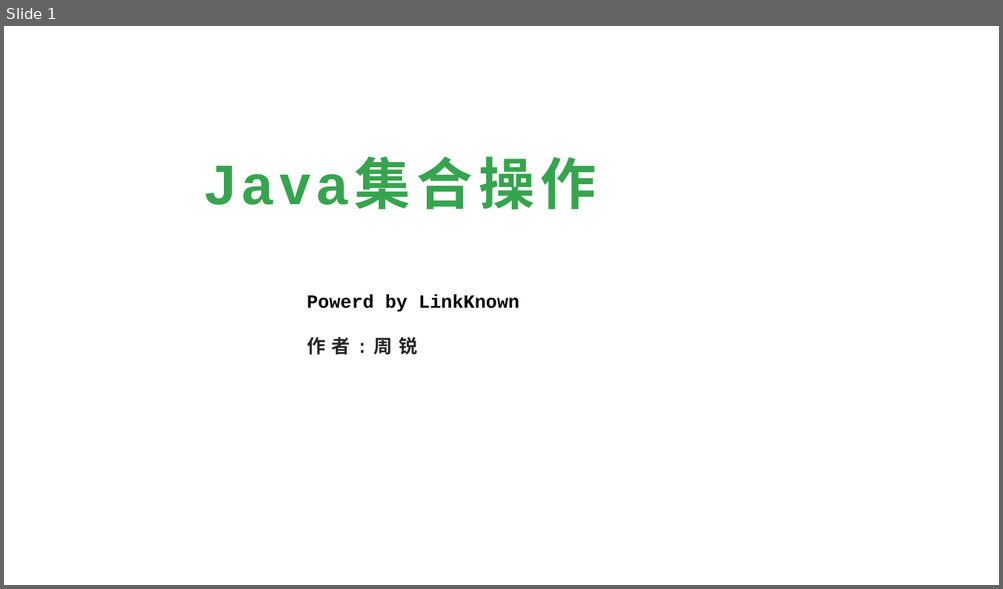
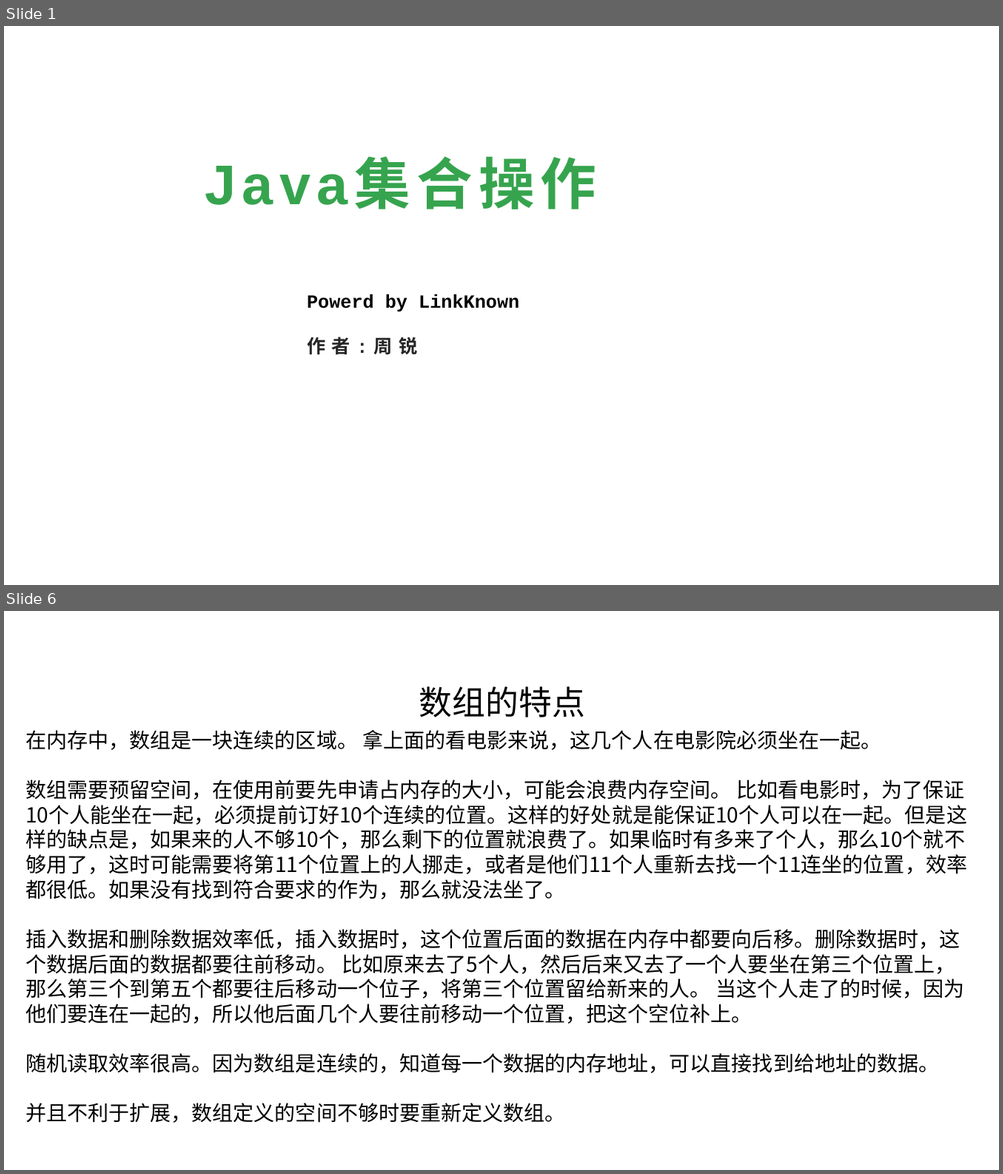
Before and after one commit to linkknown/PPT, a slide deck: 基础PPT/第7章：Java集合操作.pptx. Shown one above the other, each under a label of ours: slide 1 before the commit, slides 1 and 6 after it; the slides between them are not shown. The pictures are 1003x589 and 1003x1174 pixels, drawn with LibreOffice and Linux fonts; fonts in the diff are those of the drawing; background and template pictures are left out. Boxes give left, top, right and bottom in pixels: in the first picture for what was removed or moved away, otherwise in the second. Text is boxed around its words. In the diff, an @@ line names an element or a change of style, - is before the commit and + after.

```diff
--- a/基础PPT/第7章：Java集合操作.pptx
+++ b/基础PPT/第7章：Java集合操作.pptx
@@ slide 6 added at (x1=4, y1=611, x2=999, y2=1170), background picture (left out) @@
@@ text added at (x1=419, y1=686, x2=585, y2=718), 32 pt, text #000000 @@
+数组的特点
@@ text added at (x1=25, y1=730, x2=967, y2=1123), 20 pt, text #000000 @@
+在内存中，数组是一块连续的区域。 拿上面的看电影来说，这几个人在电影院必须坐在一起。
+数组需要预留空间，在使用前要先申请占内存的大小，可能会浪费内存空间。 比如看电影时，为了保证10个人能坐在一起，必须提前订好10个连续的位置。这样的好处就是能保证10个人可以在一起。但是这样的缺点是，如果来的人不够10个，那么剩下的位置就浪费了。如果临时有多来了个人，那么10个就不够用了，这时可能需要将第11个位置上的人挪走，或者是他们11个人重新去找一个11连坐的位置，效率都很低。如果没有找到符合要求的作为，那么就没法坐了。
+插入数据和删除数据效率低，插入数据时，这个位置后面的数据在内存中都要向后移。删除数据时，这个数据后面的数据都要往前移动。 比如原来去了5个人，然后后来又去了一个人要坐在第三个位置上，那么第三个到第五个都要往后移动一个位子，将第三个位置留给新来的人。 当这个人走了的时候，因为他们要连在一起的，所以他后面几个人要往前移动一个位置，把这个空位补上。
+随机读取效率很高。因为数组是连续的，知道每一个数据的内存地址，可以直接找到给地址的数据。
+并且不利于扩展，数组定义的空间不够时要重新定义数组。
```
Also in this commit, not shown: 5 other slides added, 1 other file.
